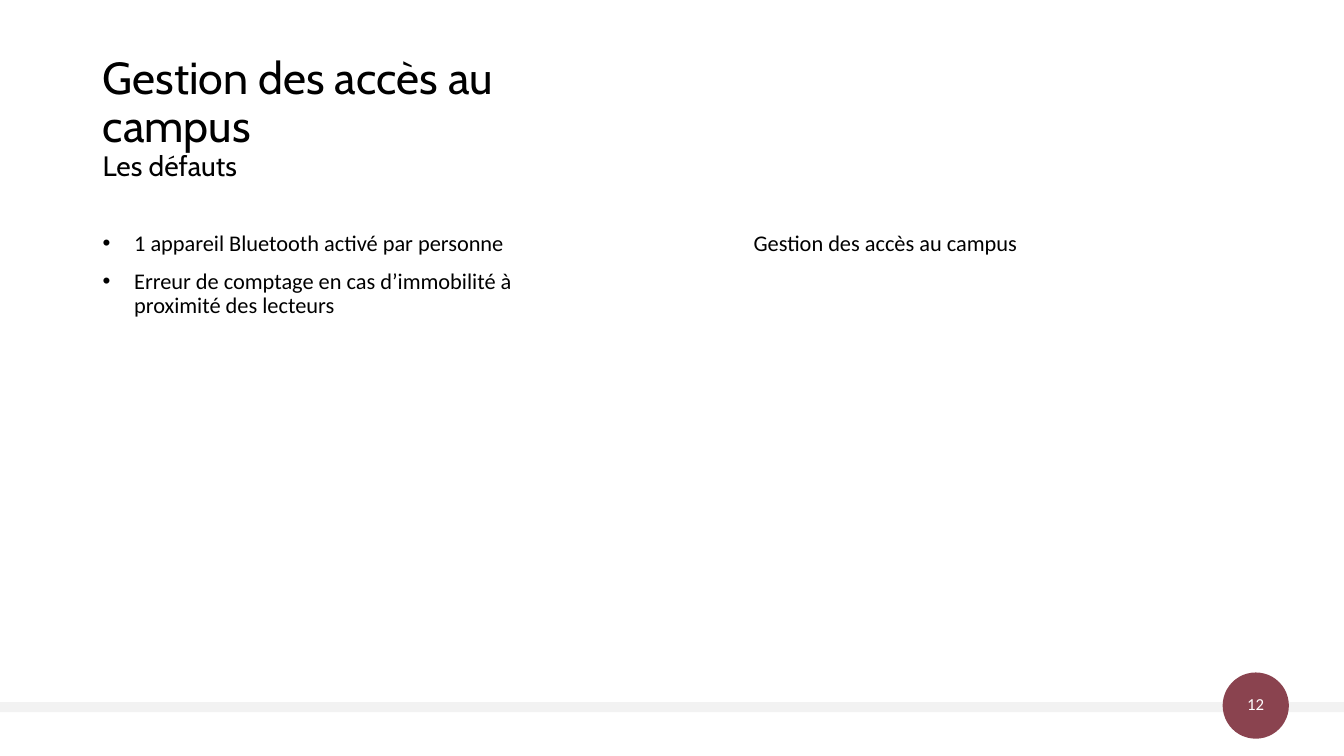
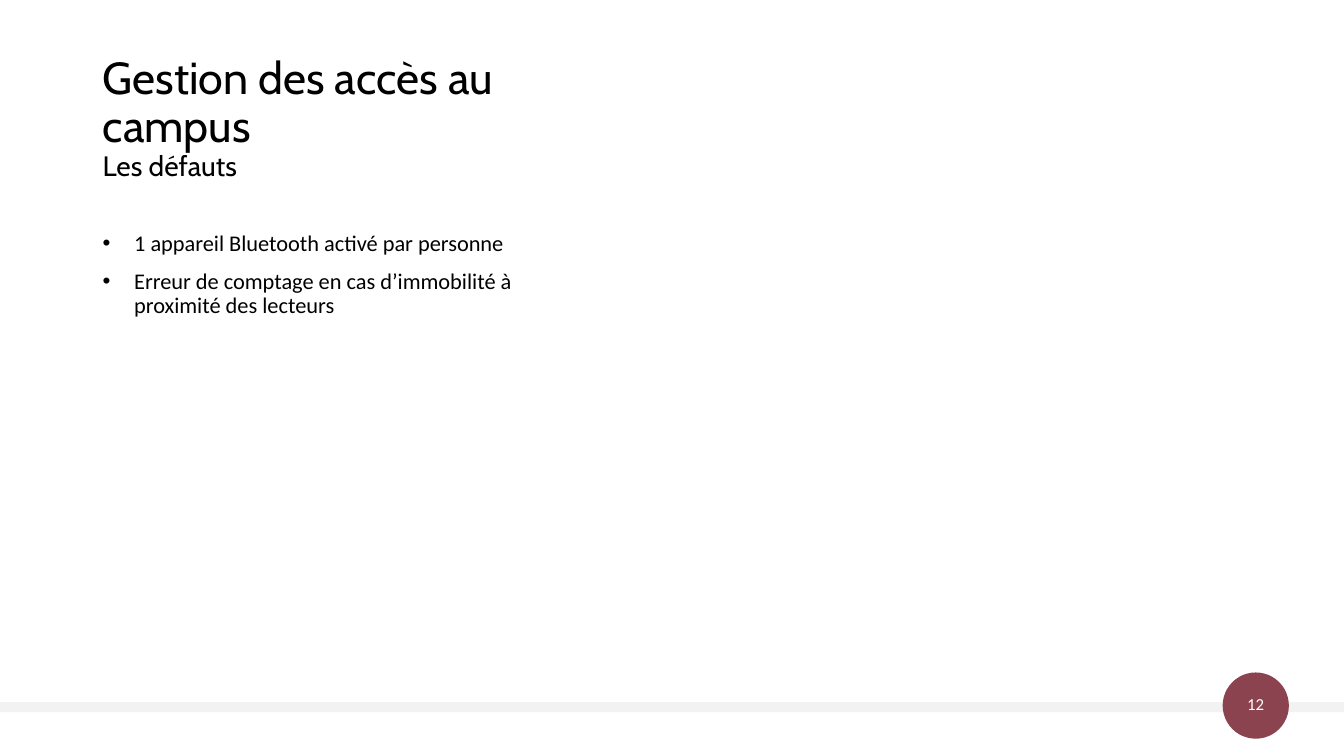
Before and after one commit to AlexandreSaxemard/GestionAccesBatiment, a slide deck: slide 12 of Docs/Gestion des accès au bâtiment.pptx. Drawn at 1344x756 pixels with LibreOffice and Linux fonts; fonts in the diff are those of the drawing. Boxes give left, top, right and bottom in pixels: in the first picture for what was removed or moved away, otherwise in the second. Text is boxed around its words. In the diff, an @@ line names an element or a change of style, - is before the commit and + after.

```diff
--- a/Docs/Gestion des accès au bâtiment.pptx
+++ b/Docs/Gestion des accès au bâtiment.pptx
@@ text removed at [754, 235, 1017, 255] @@
-Gestion des accès au campus
```
Also in this commit, not shown: 5 other slides changed.
